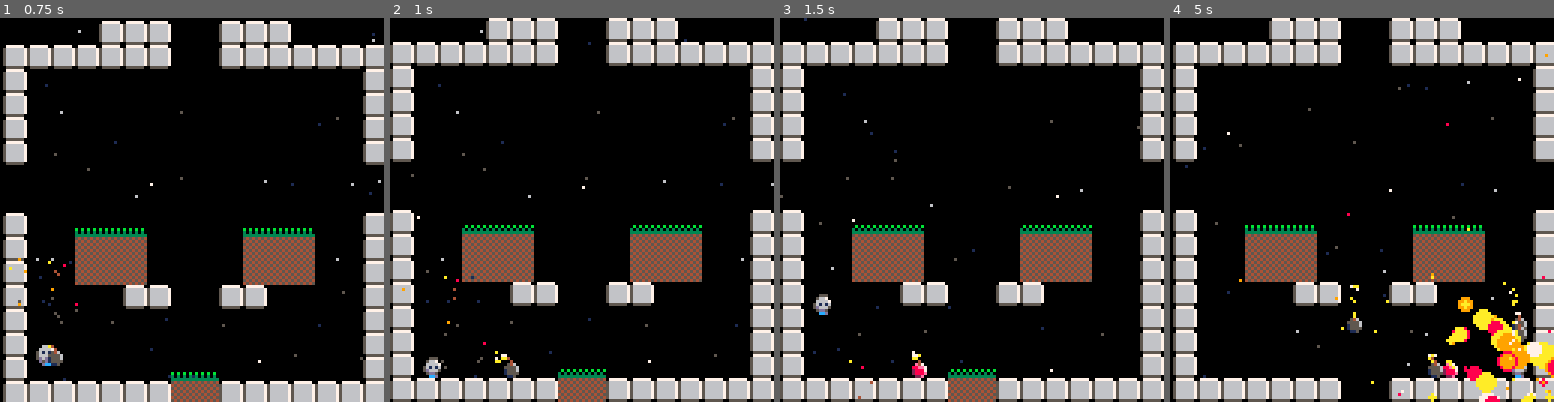
Above: before the commit, frames 1-4 (left to right).
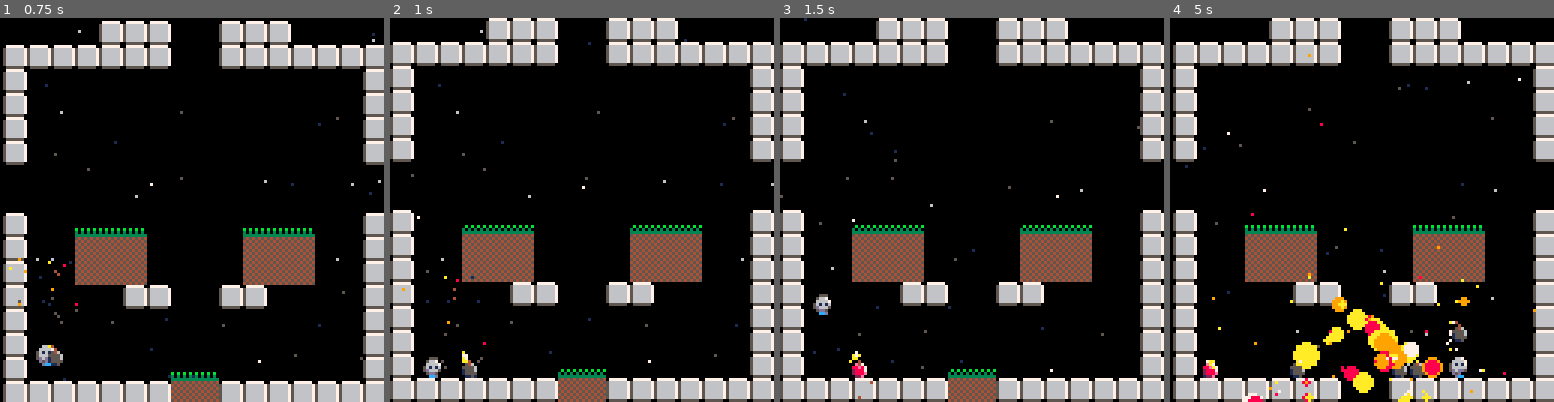
Above: after the commit, the same moments.

Repository: lkingsford/pico8-projects
Game: PICO-8 cartridge plat1.p8
Same seed, same stepped clock (60 frames per second), same inputs: the game is played once before the commit and once after it.
Inputs:
- Up to frame 1 (0.75 s): tap X (X key) at 0.33 s; tap O (Z key) at 0.7 s
- Up to frame 2 (1 s): no input
- Up to frame 3 (1.5 s): tap X (X key) at 1.07 s
- Up to frame 4 (5 s): hold Right 1.6-2.1 s; tap O (Z key) every 0.4 s from 1.7 to 4.9 s; tap X (X key) at 1.85, 2.97, 4.08 s; hold Up 2.15-2.42 s; hold Right 2.47-3.03 s; hold Left 3.08-3.58 s; hold Down 3.63-3.97 s; hold Right 4.02-4.68 s; hold Up from 4.73 s (still down)

Frame 1 is identical in both runs. In frame 2, 0.4% of the frame differs, in the area x 18-34%, y 86-94%; in frame 3, 0.3%; in frame 4, 6.9%, in the area x 8-100%, y 9-100%.

Commit message:
Bad floor hack

Diff:
--- a/plat1.p8
+++ b/plat1.p8
@@ -136,33 +136,39 @@
 	update_actors()
 end
 
+function near_int(x)
+	if sgn(x % 1 - 0.5) > 0 then return ceil(x) end
+	return flr(x)
+end
+
 function update_actors()
 	for a in all(actors) do
 		-- Gravity
 		a.dy = min(4,a.dy+0.4)
+		init_dy = a.dy
 		-- Move. Doing multiple per frame.
 		if max(abs(a.dx), abs(a.dy)) > 0 then
 			local steps = 5
 			for i = 0, steps do
-				if abs(a.dx) > 0 and check_collide(a.x + a.dx / steps, a.y-1) then
-					if a.dx > 0 then
-						a.y = flr(a.y)
-					else
-						a.y = ceil(a.y)
-					end
-					a.colx = true
-					a.dx = 0
-				end
-				if abs(a.dy) > 0 and check_collide(a.x, a.y + a.dy / steps) then
+				if not a.colx and abs(a.dy) > 0 and check_collide(a.x, a.y + a.dy / steps) then
 					if a.dy > 1 then
-						a.y = ceil(a.y/8) * 8
+						a.y = near_int(a.y/8) * 8
 						a.on_floor = true
 						a.jumps = 0
 					else
-						a.y = flr(a.y)
+						a.y = near_int(a.y/8) * 8
 					end
 					a.dy = 0
 					a.coly = true
+				end
+				if a.on_floor then
+					on_floor_mod = -1
+				else
+					on_floor_mod = 1
+				end
+				if abs(a.dx) > 0 and check_collide(a.x + a.dx / steps, a.y + on_floor_mod) then
+					a.dx = 0
+					a.colx = true
 				end
 				a.x += a.dx / steps
 				a.y += a.dy / steps
@@ -190,7 +196,7 @@
 	local o = btnp(4, p)
 	local x = btnp(5, p)
 	local accel = .75
-	local max = 4
+	local max = 3
 	if l then
 		actor.dx -= accel
 		actor.flip = true
@@ -199,6 +205,7 @@
 		actor.dx += accel
 		actor.flip = false
 	end
+	actor.dx = min(abs(actor.dx), max) * sgn(actor.dx)
 	if x then
 		jump(actor)
 	end
@@ -367,13 +374,13 @@
 
  	for i = x, x+w, w do
 		if fget(mget(i/8,y/8),0) or fget(mget(i/8,(y+h)%128/8),0) then
-			collide = true
+			return true
 		end
 	end
 
 	for i = y, y+h, h do
 		if fget(mget(x/8,i/8),0) or fget(mget((x+w)%128/8,i/8),0) then
-			collide = true
+			return true
 		end
 	end
 	return collide
